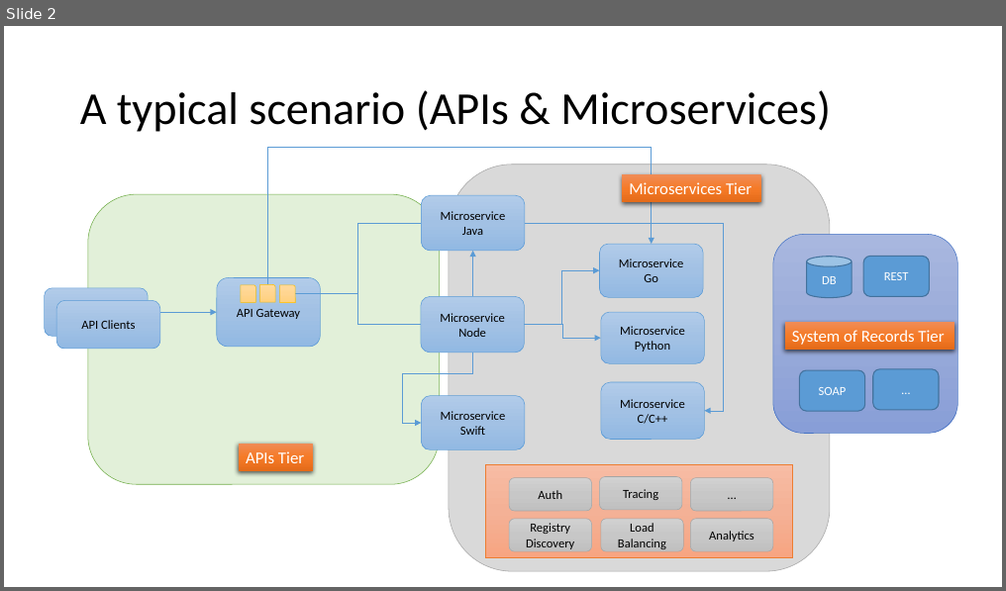
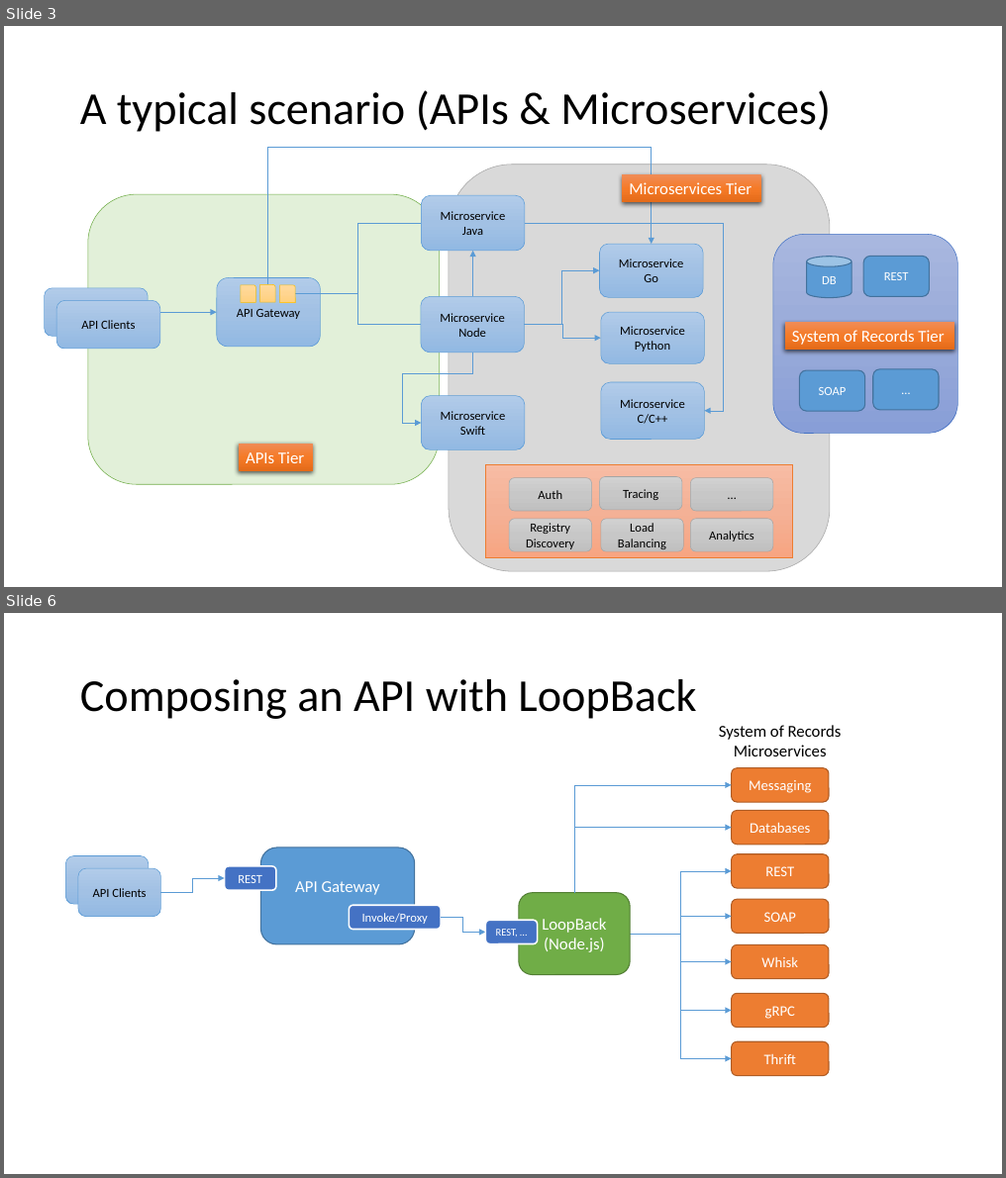
Before and after one commit to strongloop/loopback-example-polyglot, a slide deck: Polyglot Microservices.pptx. Shown one above the other, each under a label of ours: slide 2 before the commit, slides 3 and 6 after it; the slides between them are not shown. The pictures are 1006x591 and 1006x1178 pixels, drawn with LibreOffice and Linux fonts; fonts in the diff are those of the drawing. Boxes give left, top, right and bottom in pixels: in the first picture for what was removed or moved away, otherwise in the second. Text is boxed around its words. In the diff, an @@ line names an element or a change of style, - is before the commit and + after.

```diff
--- a/Polyglot Microservices.pptx
+++ b/Polyglot Microservices.pptx
@@ slide 6 added at (4, 613, 1002, 1174), background #FFFFFF @@
@@ title added at (80, 679, 696, 719), 44 pt, text #000000 @@
+Composing an API with LoopBack
@@ text added at (719, 725, 842, 757), 16 pt, text #000000 @@
+System of Records
+Microservices
@@ elbow arrow added from (574, 893) to (732, 785), #5B9BD5 0.5 pt @@
@@ rounded rectangle added at (732, 768, 829, 802), fill #ED7D31, outline #AF5C24 1 pt, 14 pt, text #FFFFFF @@
+Messaging
@@ rounded rectangle added at (732, 811, 829, 845), fill #ED7D31, outline #AF5C24 1 pt, 14 pt, text #FFFFFF @@
+Databases
@@ rounded rectangle added at (260, 848, 415, 946), fill #5B9BD5, outline #43739E 1 pt, 16 pt, text #FFFFFF @@
+API Gateway
@@ elbow arrow added from (574, 893) to (732, 828), #5B9BD5 0.5 pt @@
@@ rounded rectangle added at (65, 857, 148, 904), fill gradient #B1CBE9 to #A3C1E5 to #93B9E4, outline #5B9BD5 0.5 pt, 12 pt, text #000000 @@
+API Clients
@@ rounded rectangle added at (78, 868, 160, 916), fill gradient #B1CBE9 to #A3C1E5 to #93B9E4, outline #5B9BD5 0.5 pt, 12 pt, text #000000 @@
+API Clients
@@ elbow arrow added from (161, 893) to (224, 878), #5B9BD5 0.5 pt @@
@@ rounded rectangle added at (224, 866, 275, 891), fill #4472C4, outline #FFFFFF 1.5 pt, 12 pt, text #FFFFFF @@
+REST
@@ elbow arrow added from (630, 934) to (732, 871), #5B9BD5 0.5 pt @@
@@ rounded rectangle added at (732, 854, 829, 888), fill #ED7D31, outline #AF5C24 1 pt, 14 pt, text #FFFFFF @@
+REST
@@ rounded rectangle added at (350, 906, 442, 930), fill #4472C4, outline #FFFFFF 1.5 pt, 12 pt, text #FFFFFF @@
+Invoke/Proxy
@@ rounded rectangle added at (519, 893, 631, 975), fill #70AD47, outline #538035 1 pt, 16 pt, text #FFFFFF @@
+LoopBack
+(Node.js)
@@ rounded rectangle added at (732, 900, 829, 934), fill #ED7D31, outline #AF5C24 1 pt, 14 pt, text #FFFFFF @@
+SOAP
@@ elbow arrow added from (441, 918) to (485, 932), #5B9BD5 0.5 pt @@
@@ rounded rectangle added at (485, 920, 537, 944), fill #4472C4, outline #FFFFFF 1.5 pt, 10 pt, text #FFFFFF @@
+REST, …
@@ elbow arrow added from (630, 934) to (732, 916), #5B9BD5 0.5 pt @@
@@ elbow arrow added from (630, 934) to (732, 961), #5B9BD5 0.5 pt @@
@@ elbow arrow added from (630, 934) to (732, 1011), #5B9BD5 0.5 pt @@
@@ elbow arrow added from (630, 934) to (732, 1059), #5B9BD5 0.5 pt @@
@@ rounded rectangle added at (732, 946, 829, 979), fill #ED7D31, outline #AF5C24 1 pt, 14 pt, text #FFFFFF @@
+Whisk
@@ rounded rectangle added at (732, 993, 829, 1027), fill #ED7D31, outline #AF5C24 1 pt, 14 pt, text #FFFFFF @@
+gRPC
@@ rounded rectangle added at (732, 1042, 829, 1075), fill #ED7D31, outline #AF5C24 1 pt, 14 pt, text #FFFFFF @@
+Thrift
@@ what was slide 2 is now slide 3 @@
```
Also in this commit, not shown: 4 slides changed, 4 other slides added.
